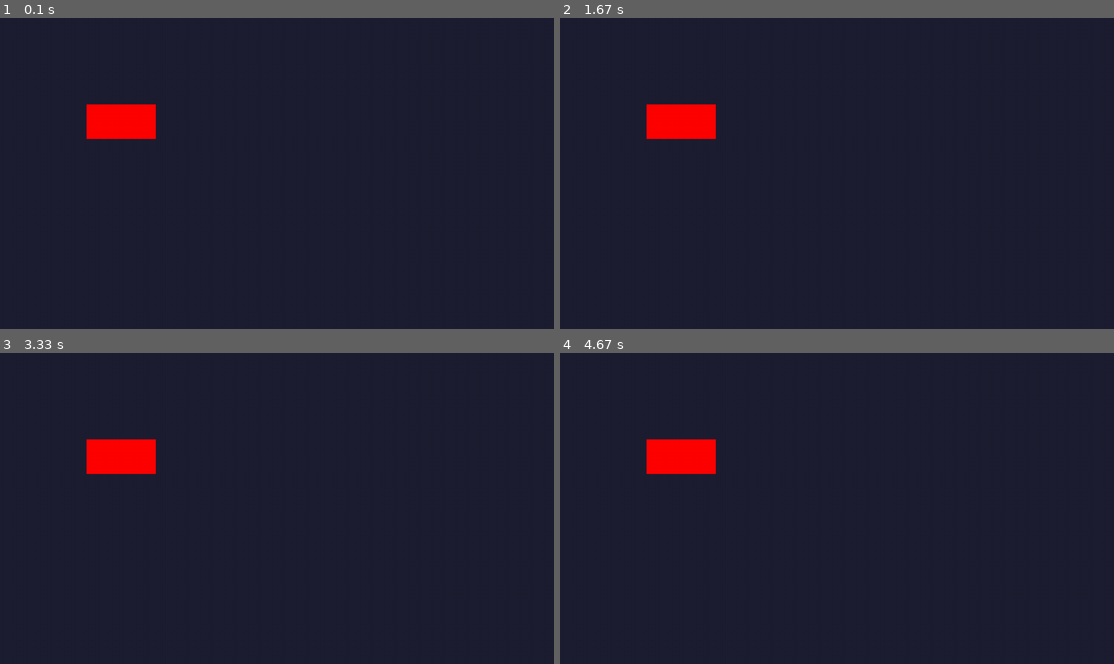
Above: before the commit, frames 1-4 (two rows, left to right).
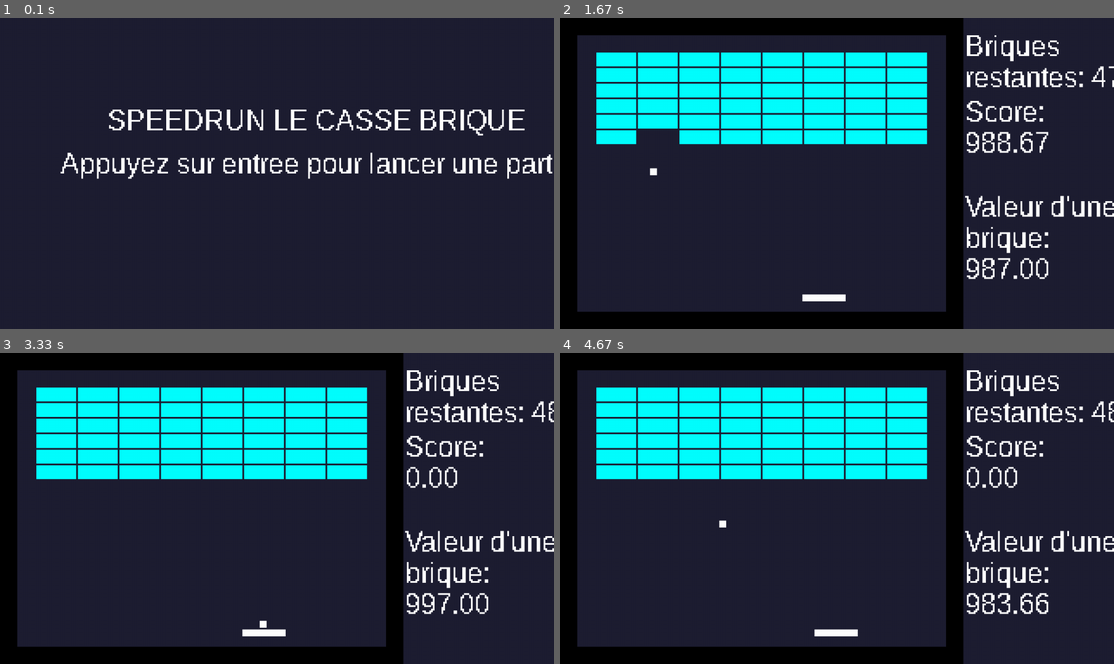
Above: after the commit, the same moments.

Repository: Ayurud/casse_brique_pygame
Game: pygame game, started from jeu.py
Two runs of this game, one before a commit and one after it. Both use one fixed random seed, a clock stepped at 60 frames per second and the inputs below.
Inputs:
- Up to frame 1 (0.1 s): no input
- Up to frame 2 (1.67 s): tap one key every 0.33 s from 0.33 s: Enter Space D Q
- Up to frame 3 (3.33 s): tap D at 1.67 s; tap Space at 2.57, 2.87 s; tap Enter at 3 s
- Up to frame 4 (4.67 s): tap D at 3.33, 4.15 s; tap Q at 3.67 s; tap Space at 4.07, 4.37, 4.57 s

The runs differ from the first frame. In frame 1, 5.0% of the frame differs, in the area x 10-100%, y 27-52%; in frame 2, 33%; in frame 3, 33%; in frame 4, 33%, in the area x 0-100%, y 0-100%.

Commit message:
"update main file jeu.py readme file "

Diff:
--- a/jeu.py
+++ b/jeu.py
@@ -14,7 +14,7 @@
 
 # Création de la fenêtre
 fenetre = pygame.display.set_mode((LARGEUR_FENETRE, HAUTEUR_FENETRE))
-pygame.display.set_caption("Jeu - py game")
+pygame.display.set_caption("Test - py game")
 
 # Création de la surface
 canvas = pygame.Surface((LARGEUR_INTERNE, HAUTEUR_INTERNE), pygame.SRCALPHA)
@@ -29,32 +29,310 @@
 # Variables
 en_cours = True
 
+score = 0.0                 # Score du joueur durant la partie, initialisé à 0
+min_score = 100.0           # Valeur minimale d'une brique quand détruite
+bonus_score = 900.0         # Bonus se rajoutant à la valeur d'une brique, il diminue dans le temps (+vite = +de score)
+game_over = False           # Condition de gameover
+tableau_fini = False        # Indicateur permetant d'indiquer que le "gameover" est initié par le nettoyage complet des briques
+
+raquette = pygame.Rect(140, 160, 25, 4)     # Raquette du joueur
+raquette_x_float = float(raquette.x)        # On récupère le x en float pour la partie update
+vitesse_raquette = 130.0                    # Vitesse de la raquette
+
+scotch = True
+balle = pygame.Rect(raquette.centerx - 2, raquette.y - 4 - 1, 4, 4) # Balle au milieu et 1 px au dessus, elle a une taille de 4x4
+balle_x_float = float(balle.x)  # On récupère le x en float pour la partie update
+balle_y_float = float(balle.y)  # On récupère le y en float pour la partie update
+vitesse_balle = 100.0           # Vitesse de la balle
+direction_balle = [0.0, 0.0]    # Vecteur de direction de la balle, x et y
+
+matrice_briques = np.ones((6, 8), dtype=int) # Matrice des briques avec initialisation
+brique_reference = pygame.Rect(0, 0, 23, 8)  # Dimensions de référence d'une brique
+briques_restantes = np.sum(matrice_briques)  # Compteur de briques restantes
+
+statuts_jeu = ["menu", "init", "jeu", "gameover"]   # Tous les états possible du jeu
+statut_en_cours = 0                                 # Etat du jeu en cours, le code exécuté dans la gameloop ne sera pas le même selon le statut
+
 # Fonctions
+def afficher_texte(texte, x, y):
+    """
+    Fonction permettant d'afficher du texte à l'écran aux coordonnées x et y
+    """
+    surface_texte = police.render(str(texte), False, (255, 255, 255))
+    canvas.blit(surface_texte, (x, y))
+
+def statut_suivant():
+    """
+    Fonction permettant d'avancer au statut suivant pour le jeu, boucle sur l'indice maximal possible (retour à 0)
+    """
+    global statut_en_cours
+    global statuts_jeu
+
+    if statut_en_cours < len(statuts_jeu)-1:
+        statut_en_cours += 1
+    else:
+        statut_en_cours = 0
+
+def initialisation_partie():
+    """
+    Fonction permettant d'initialiser toutes les variables du jeu aux bonnes valeurs par défaut avant de commencer une partie
+    """
+    global score
+    global min_score
+    global bonus_score
+    global raquette
+    global scotch
+    global balle
+    global raquette_x_float
+    global balle_x_float
+    global balle_y_float
+    global direction_balle
+    global matrice_briques
+    global briques_restantes
+    global game_over
+    global vitesse_balle
+    global tableau_fini
+
+    raquette.x = 140
+    raquette.y = 160
+    raquette_x_float = float(raquette.x)
+
+    balle.x = raquette.centerx - 2
+    balle.y = raquette.y - 4 - 1
+    balle_x_float = float(balle.x)
+    balle_y_float = float(balle.y)
+    vitesse_balle = 100.0
+    direction_balle = [0.0, 0.0]
+
+    matrice_briques = np.ones((6, 8), dtype=int)
+    briques_restantes = np.sum(matrice_briques)
+
+    scotch = True
+    score = 0.0
+    min_score = 100.0
+    bonus_score = 900.0
+    game_over = False
+    tableau_fini = False
 
 
 # Game loop
 while en_cours:
-    # -----------------------------------
-    # --- Update --- évènements ponctuels
-    # -----------------------------------
+    # -------------------------------------------
+    # --- Update général --- évènements ponctuels
+    # -------------------------------------------
     for event in pygame.event.get():
         if event.type == pygame.QUIT:
             en_cours = False
 
-    # --------------
-    # --- Update ---
-    # --------------
+    # ----------------------
+    # --- Update général ---
+    # ----------------------
     input_joueur = pygame.key.get_pressed()
 
-
-    # ------------
-    # --- Draw ---
-    # ------------
-    # On vide l'écran pour le remplir d'une couleur unie RVB
-    canvas.fill((30, 30, 50))
-
-    # Dessin rectangle pour test
-    pygame.draw.rect(canvas, (255, 0, 0), (50, 50, 40, 20))
+    if statuts_jeu[statut_en_cours] == "menu":
+        # --------------
+        # --- Update ---
+        # --------------
+        if input_joueur[pygame.K_RETURN]:
+            # On lance l'initialisation si le joueur appuis sur entrée depuis le menu principal
+            statut_suivant()
+
+        # ------------
+        # --- Draw ---
+        # ------------
+        # On vide l'écran pour le remplir d'une couleur unie RVB
+        canvas.fill((30, 30, 50))
+        # Affichage du texte du menu principal
+        afficher_texte("SPEEDRUN LE CASSE BRIQUE", 62, 50)
+        afficher_texte("Appuyez sur entree pour lancer une partie", 35, 75)
+
+    elif statuts_jeu[statut_en_cours] == "init":
+        # --------------
+        # --- Update ---
+        # --------------
+        # On lance la fonction d'initialisation du jeu avant d'avancer au statut suivant (=lancer la partie)
+        initialisation_partie()
+        statut_suivant()
+
+        # ------------
+        # --- Draw ---
+        # ------------
+        # On vide l'écran pour le remplir d'une couleur unie RVB
+        canvas.fill((30, 30, 50))
+
+    elif statuts_jeu[statut_en_cours] == "jeu":
+        # --------------
+        # --- Update ---
+        # --------------
+        # Si aucune conditio nde gameover n'a été rencontrée
+        if game_over == False:
+            # Appuis sur la touche Q
+            if input_joueur[pygame.K_q]:
+                # Déplacement raquette à gauche
+                raquette_x_float -= vitesse_raquette * delta
+
+                # Collision mur gauche, on reste collé
+                if raquette_x_float <= 10:
+                    raquette_x_float = 10
+
+                # Si la balle est collée, on la déplace avec la raquette sur la même vitesse
+                if scotch == True:
+                    balle_x_float -= vitesse_raquette * delta
+                    if raquette_x_float == 10: # la raquette à touché le bord gauche, la balle doit rester au centre
+                        balle_x_float = raquette_x_float + (raquette.width / 2) - 2
+
+            # Appuis sur la touche D
+            if input_joueur[pygame.K_d]:
+                # Déplacement raquette à droite
+                raquette_x_float += vitesse_raquette * delta
+
+                # Collision mur droit, on reste collé
+                if raquette_x_float >= 10 + 213 - raquette.width:
+                    raquette_x_float = 10 + 213 - raquette.width
+
+                # Si la balle est collée, on la déplace avec la raquette sur la même vitesse
+                if scotch == True:
+                    balle_x_float += vitesse_raquette * delta
+                    if raquette_x_float == 10 + 213 - raquette.width: # la raquette à touché le bord droit, la balle doit rester au centre
+                        balle_x_float = raquette_x_float + (raquette.width / 2) - 2
+
+            # Si la balle est scotchée, un appuis sur espace la lancera (par défaut en diagonale haut gauche (vecteur -1,-1))
+            if scotch == True:
+                if input_joueur[pygame.K_SPACE]:
+                    direction_balle = [-1.0, -1.0]
+                    scotch = False
+            else:
+                # déplacement de la balle selon le vecteur direction et la vitesse
+                balle_x_float += direction_balle[0] * vitesse_balle * delta
+                balle_y_float += direction_balle[1] * vitesse_balle * delta
+
+                # Collision avec la raquette
+                if balle_y_float > raquette.y - balle.height:
+                    if balle_x_float + balle.width >= raquette_x_float and balle_x_float <= raquette_x_float + raquette.width:
+                        balle_y_float = raquette.y - balle.height
+                        direction_balle[1] = - direction_balle[1]
+
+                # Collision avec les murs
+                if balle_x_float < 10: # Gauche
+                    balle_x_float = 10
+                    direction_balle[0] = - direction_balle[0]
+
+                if balle_x_float > 10 + 213 - balle.width: # Droite
+                    balle_x_float = 10 + 213  - balle.width
+                    direction_balle[0] = - direction_balle[0]
+
+                if balle_y_float > 10 + 160 - balle.height: # Bas = gameover
+                    balle_y_float = 10 + 160 - balle.height
+                    direction_balle[1] = - direction_balle[1]
+                    vitesse_balle = 0.0
+                    game_over = True
+
+                if balle_y_float < 10: # Haut
+                    balle_y_float = 10
+                    direction_balle[1] = - direction_balle[1]
+
+                # Retour aux valeurs en integer pour le positionnement précis de la balle en pixel et le check de collisions avec les briques
+                balle.x = round(balle_x_float)
+                balle.y = round(balle_y_float)
+
+                # Collision avec les briques
+                for i in range(0, 6):
+                    for j in range(0, 8):
+                        if matrice_briques[i, j] == 1:
+                            # La brique est active
+                            brique_reference.x = 21 + (j * 24)
+                            brique_reference.y = 20 + (i * 9)
+
+                            if balle.colliderect(brique_reference):
+                                # Il y a collision entre la balle et la brique
+                                matrice_briques[i, j] = 0                       # Brique détruite
+                                score += min_score + bonus_score                # Mise à jour du score
+                                briques_restantes = np.sum(matrice_briques)     # Mise à jour du nb de brique restantes
+                                if briques_restantes == 0:
+                                    # S'il n'y a plus de brique, la partie est terminée
+                                    tableau_fini = True
+                                    game_over = True
+
+                                # Gestion du rebond sur les briques
+                                intersection = balle.clip(brique_reference)
+                                if intersection.width < intersection.height:
+                                    # Collision sur l'horizontal
+                                    direction_balle[0] = - direction_balle[0]
+                                else:
+                                    # Collision sur le vertical
+                                    direction_balle[1] = - direction_balle[1]
+
+                                # Sortie de la boucle pour éviter de détruire simultanément plusieurs briques durant la même frame
+                                break
+
+            # Retour aux valeur en integer pour le positionnement précis de la raquette et de la balle (si collée) en pixel
+            raquette.x = round(raquette_x_float)
+            if scotch:
+                balle.x = round(balle_x_float)
+                balle.y = raquette.y - 4 - 1
+
+            # Diminution de la valeur actuelle de la brique (plus le temps passe, moins cela rapporte de points, mini=100)
+            bonus_score -= round(10.0 * delta, 2)
+            if bonus_score <= 0.0:
+                bonus_score = 0.0
+
+            # ------------
+            # --- Draw ---
+            # ------------
+            # On vide l'écran pour le remplir d'une couleur unie RVB
+            canvas.fill((30, 30, 50))
+
+            # Contour noir de la zone de jeu
+            pygame.draw.rect(canvas, (0, 0, 0), (0, 0, 10, 180))
+            pygame.draw.rect(canvas, (0, 0, 0), (0, 0, 233, 10))
+            pygame.draw.rect(canvas, (0, 0, 0), (223, 0, 10, 180))
+            pygame.draw.rect(canvas, (0, 0, 0), (0, 170, 233, 10))
+
+            # Affichage de la raquette du joueur
+            pygame.draw.rect(canvas, (255, 255, 255), raquette)
+
+            # Affichage des briques
+            for i in range(0, 6):
+                for j in range(0, 8):
+                    if matrice_briques[i, j] == 1:
+                        pygame.draw.rect(canvas, (0, 255, 255), (21 + (j * 24), 20 + (i * 9), brique_reference.width, brique_reference.height))
+
+            # Affichage de la balle
+            pygame.draw.rect(canvas, (255, 255, 255), balle)
+
+            # UI (textes à droite, score etc.)
+            afficher_texte("Briques", 234, 7)
+            afficher_texte("restantes: " + str(briques_restantes), 234, 25)
+            afficher_texte("Score:", 234, 45)
+            afficher_texte(f"{score:.2f}", 234, 63)
+            afficher_texte("Valeur d'une", 234, 100)
+            afficher_texte("brique:", 234, 118)
+            afficher_texte(f"{100 + bonus_score:.2f}", 234, 136)
+
+        else: # Condition de gameover rencontrée, on avance au staut suivant : vers le gameover
+            statut_suivant()
+
+    else: # Seul statut restant : gameover
+        # --------------
+        # --- Update ---
+        # --------------
+        if input_joueur[pygame.K_SPACE]:
+            # On revient au menu principal via un appuis sur la touche espace (on avance de statut)
+            statut_suivant()
+
+        # ------------
+        # --- Draw ---
+        # ------------
+        # On vide l'écran pour le remplir d'une couleur unie RVB
+        canvas.fill((30, 30, 50))
+        # Affichage de fin de partie, score
+        if tableau_fini == False:
+            afficher_texte("GAME OVER", 120, 50)
+        else:
+            afficher_texte("JEU TERMINE", 120, 50)
+        afficher_texte(f"Votre score: {score:.2f}", 100, 75)
+        afficher_texte("Appuyez sur espace pour retourner au menu", 35, 120)
+
 
     # redimensionne et dessine de la surface (à l'échelle) sur la fenêtre + MAJ afficahge jeu
     canvas_redimensionne = pygame.transform.scale(canvas, (LARGEUR_FENETRE, HAUTEUR_FENETRE))
Not shown, added: README.md
